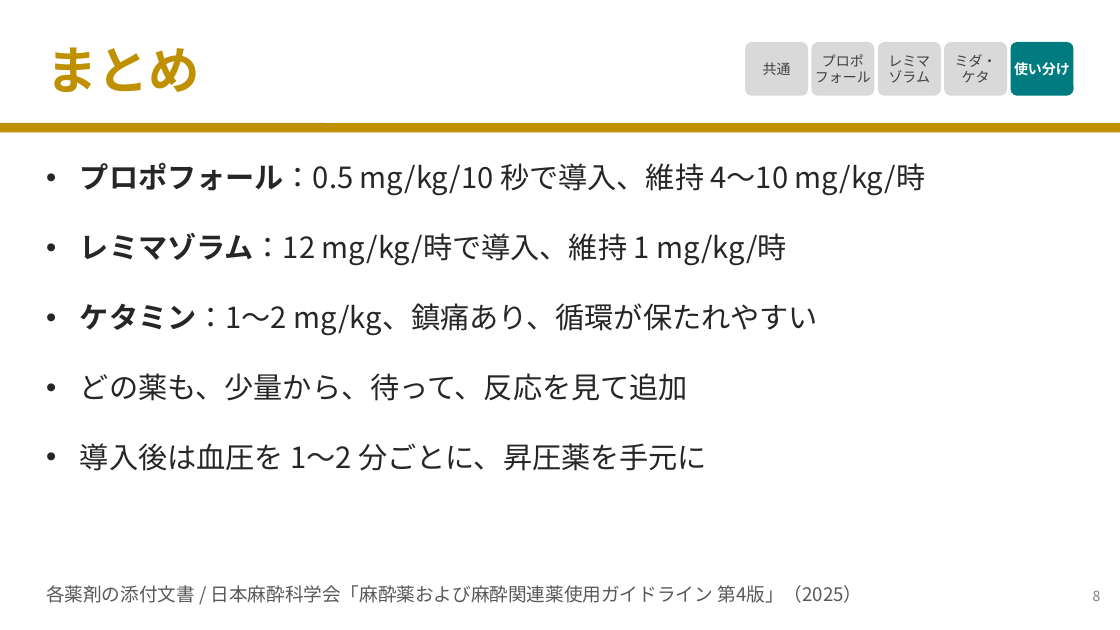
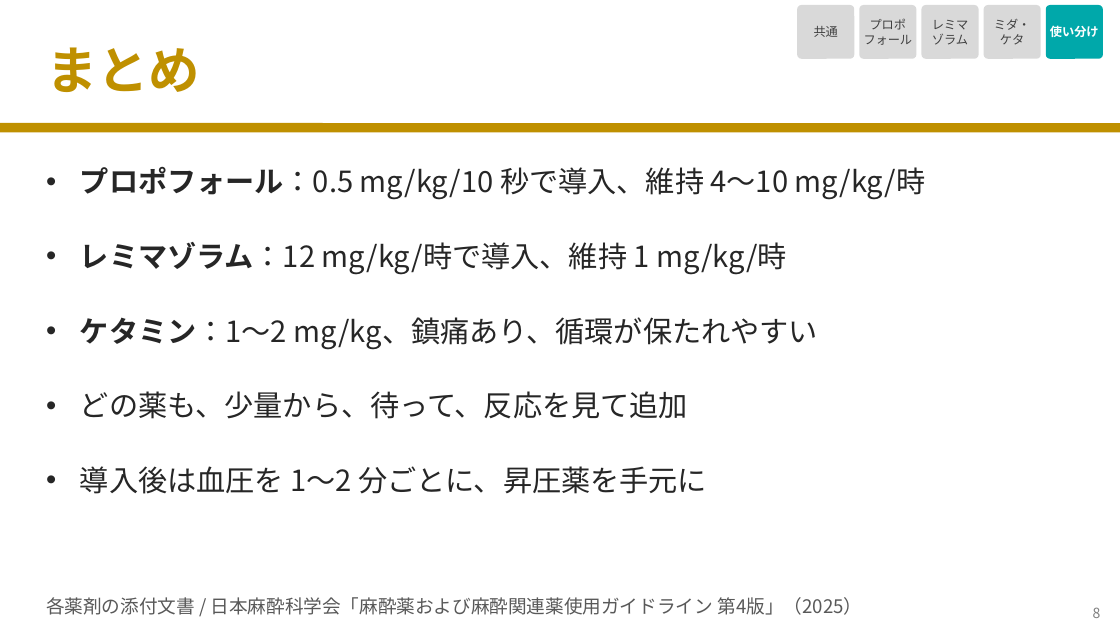
Before and after one commit to nobumitsu-3141/Anes-lecture, a slide deck: slide 9 of slides/3-2_iv_anesthetics/3-2_iv_anesthetics.pptx. Drawn at 1120x630 pixels with LibreOffice and Linux fonts; fonts in the diff are those of the drawing. Boxes give left, top, right and bottom in pixels: in the first picture for what was removed or moved away, otherwise in the second. Text is boxed around its words. In the diff, an @@ line names an element or a change of style, - is before the commit and + after.

```diff
--- a/slides/3-2_iv_anesthetics/3-2_iv_anesthetics.pptx
+++ b/slides/3-2_iv_anesthetics/3-2_iv_anesthetics.pptx
@@ size 12 to 10.5 pt; proportions changed in 4 elements at bbox=[984, 5, 1041, 59], bbox=[922, 5, 979, 59], bbox=[860, 5, 917, 59], bbox=[797, 5, 854, 59] @@
@@ rounded rectangle "共通": place and size @@
-rounded rectangle "共通" at bbox=[745, 42, 808, 96]
+rounded rectangle "共通" at bbox=[797, 5, 854, 59]
@@ rounded rectangle "プロポ": place and size @@
-rounded rectangle "プロポ" at bbox=[812, 42, 875, 96]
+rounded rectangle "プロポ" at bbox=[860, 5, 917, 59]
@@ rounded rectangle "レミマ": place and size @@
-rounded rectangle "レミマ" at bbox=[878, 42, 941, 96]
+rounded rectangle "レミマ" at bbox=[922, 5, 979, 59]
@@ rounded rectangle "ミダ・": place and size @@
-rounded rectangle "ミダ・" at bbox=[944, 42, 1007, 96]
+rounded rectangle "ミダ・" at bbox=[984, 5, 1041, 59]
@@ rounded rectangle "使い分け": place and size @@
-rounded rectangle "使い分け" at bbox=[1011, 42, 1074, 96]
+rounded rectangle "使い分け" at bbox=[1046, 5, 1103, 59]
@@ rounded rectangle "使い分け" at bbox=[1046, 5, 1103, 59]: size 12 to 10.5 pt; fill #007C80 to #00A8AA; proportions changed @@
@@ text "プロポフォール：0.5 mg/kg/10 秒で導入、維持 4〜10 mg/kg/時" at bbox=[80, 167, 926, 494]: more space between paragraphs @@
@@ text "各薬剤の添付文書 / 日本麻酔科学会「麻酔薬および麻酔関連薬使用ガイドライン 第4版」（2025）": place and size @@
-text "各薬剤の添付文書 / 日本麻酔科学会「麻酔薬および麻酔関連薬使用ガイドライン 第4版」（2025）" at bbox=[46, 585, 862, 603]
+text "各薬剤の添付文書 / 日本麻酔科学会「麻酔薬および麻酔関連薬使用ガイドライン 第4版」（2025）" at bbox=[46, 597, 862, 615]
@@ text "8": place and size @@
-text "8" at bbox=[1093, 590, 1101, 601]
+text "8" at bbox=[1093, 607, 1101, 618]
```
Also in this commit, not shown: 7 other slides changed, 8 other files.
